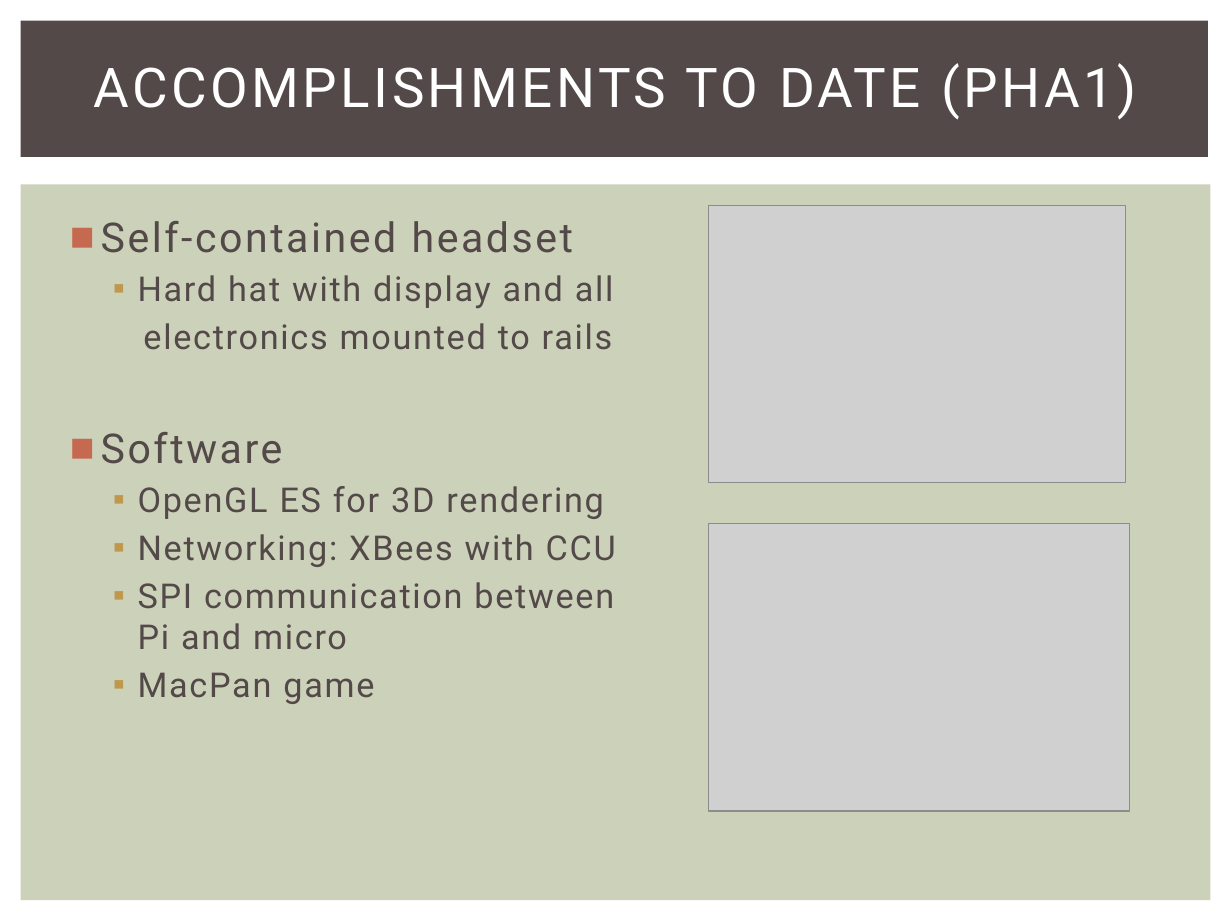
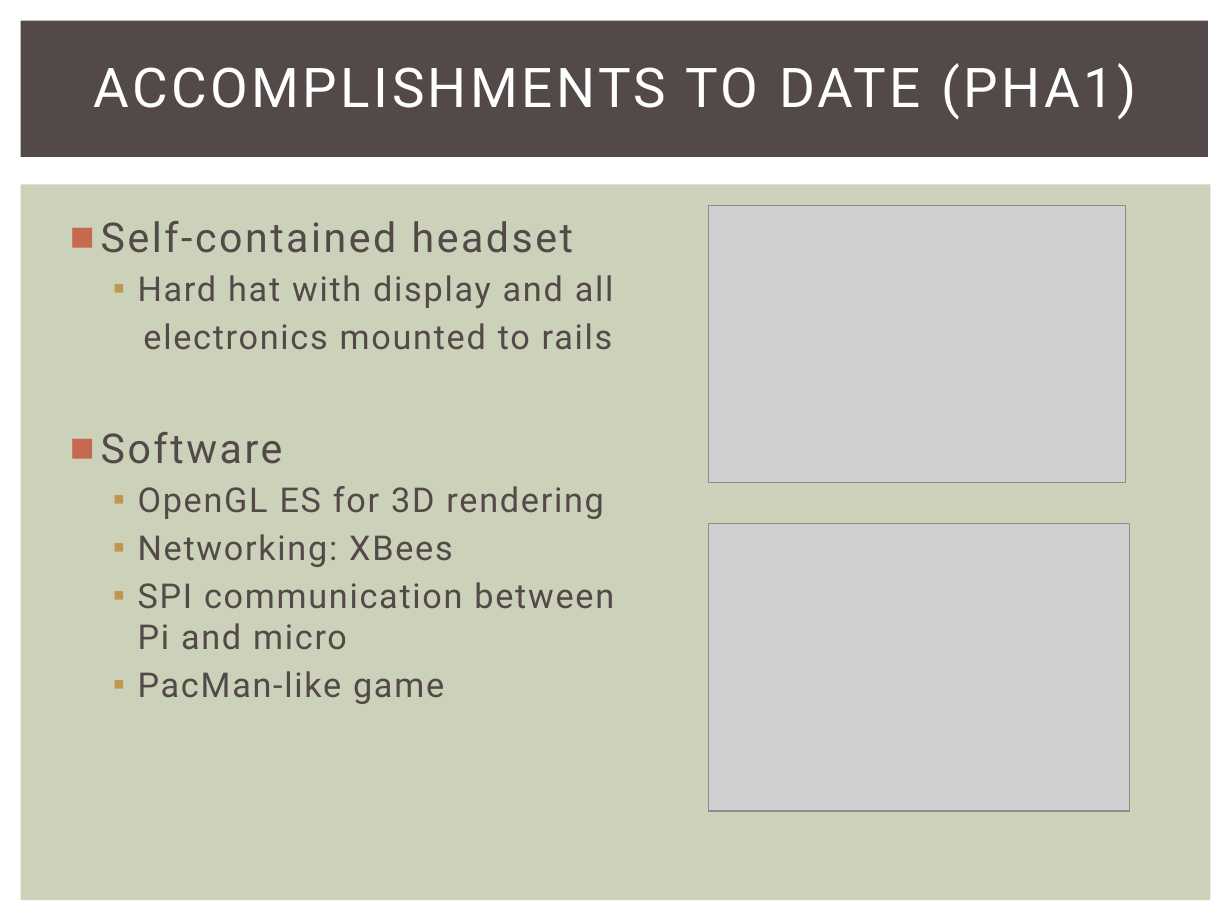
Before and after one commit to snowpuppy/augreality, a slide deck: slide 9 of doc/AugRealityMidReview.pptx. Drawn at 1232x924 pixels with LibreOffice and Linux fonts; fonts in the diff are those of the drawing; grey boxes stand for pictures. Boxes give left, top, right and bottom in pixels: in the first picture for what was removed or moved away, otherwise in the second. Text is boxed around its words. In the diff, an @@ line names an element or a change of style, - is before the commit and + after.

```diff
--- a/doc/AugRealityMidReview.pptx
+++ b/doc/AugRealityMidReview.pptx
@@ text at box(138, 534, 453, 567): text changed @@
-  ▪ Networking: XBees with CCU
+  ▪ Networking: XBees
@@ text at box(138, 671, 444, 704): text changed @@
-  ▪ MacPan game
+  ▪ PacMan-like game
```
Also in this commit, not shown: 8 other slides changed.
